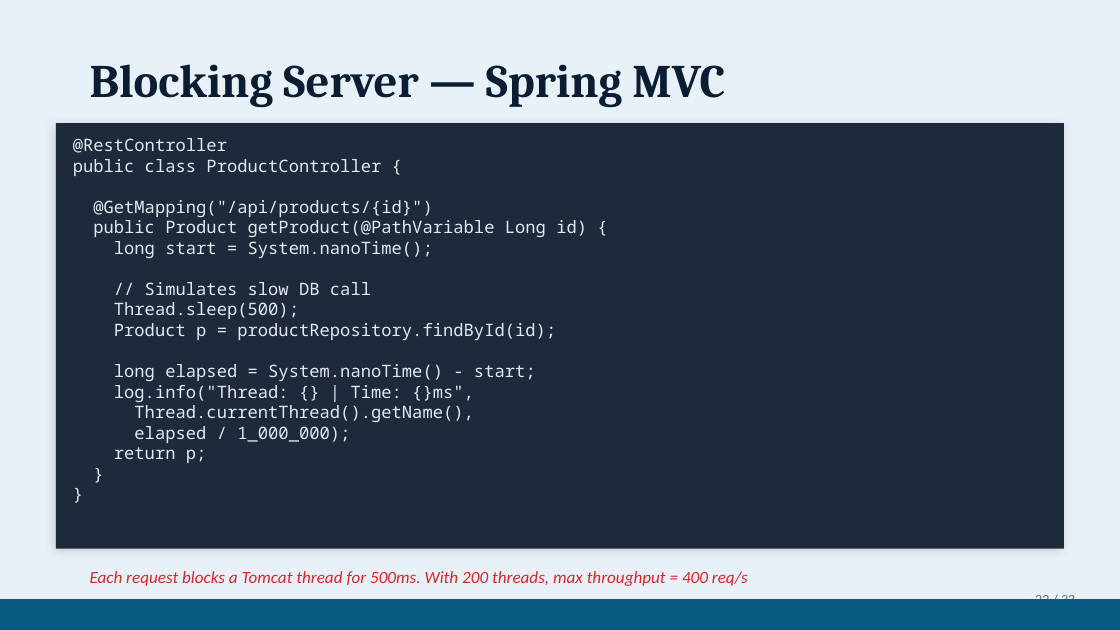
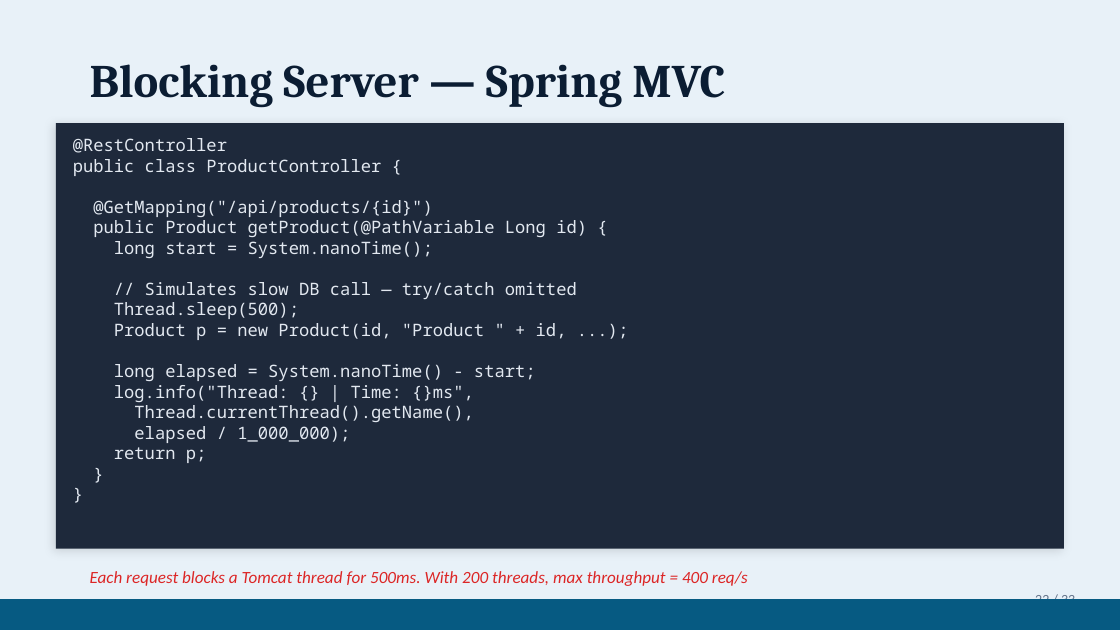
Before and after one commit to gitkoyot/reactor-presentation, a slide deck: slide 22 of WebFlux-Reactive-vs-Blocking.pptx. Drawn at 1120x630 pixels with LibreOffice and Linux fonts; fonts in the diff are those of the drawing. Boxes give left, top, right and bottom in pixels: in the first picture for what was removed or moved away, otherwise in the second. Text is boxed around its words. In the diff, an @@ line names an element or a change of style, - is before the commit and + after.

```diff
--- a/WebFlux-Reactive-vs-Blocking.pptx
+++ b/WebFlux-Reactive-vs-Blocking.pptx
@@ text at (145,282,577,299): text changed @@
-// Simulates slow DB call
+// Simulates slow DB call — try/catch omitted
@@ text at (114,323,567,340): text changed @@
-Product p = productRepository.findById(id);
+Product p = new Product(id, "Product " + id, ...);
```
Also in this commit, not shown: 5 other slides changed, 11 other files.
